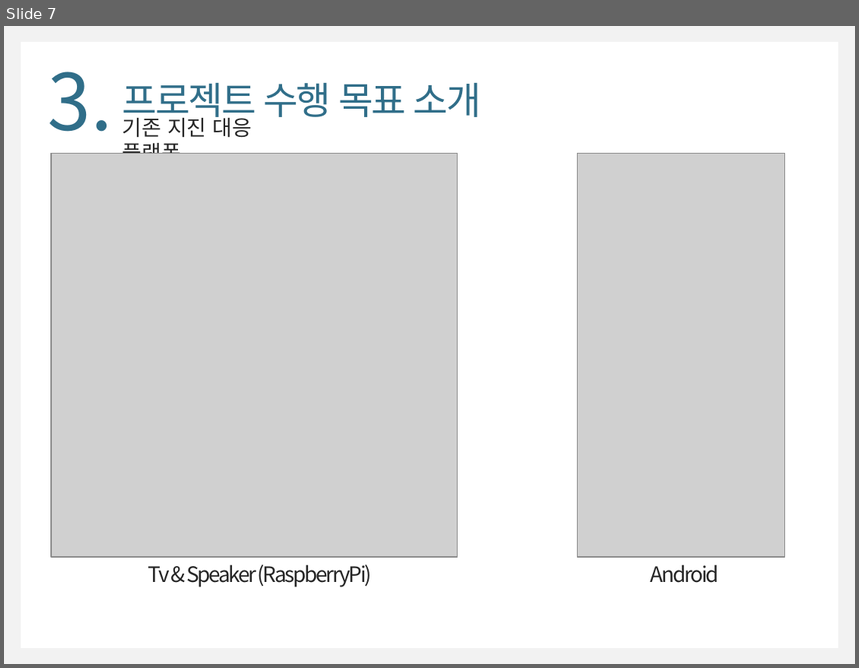
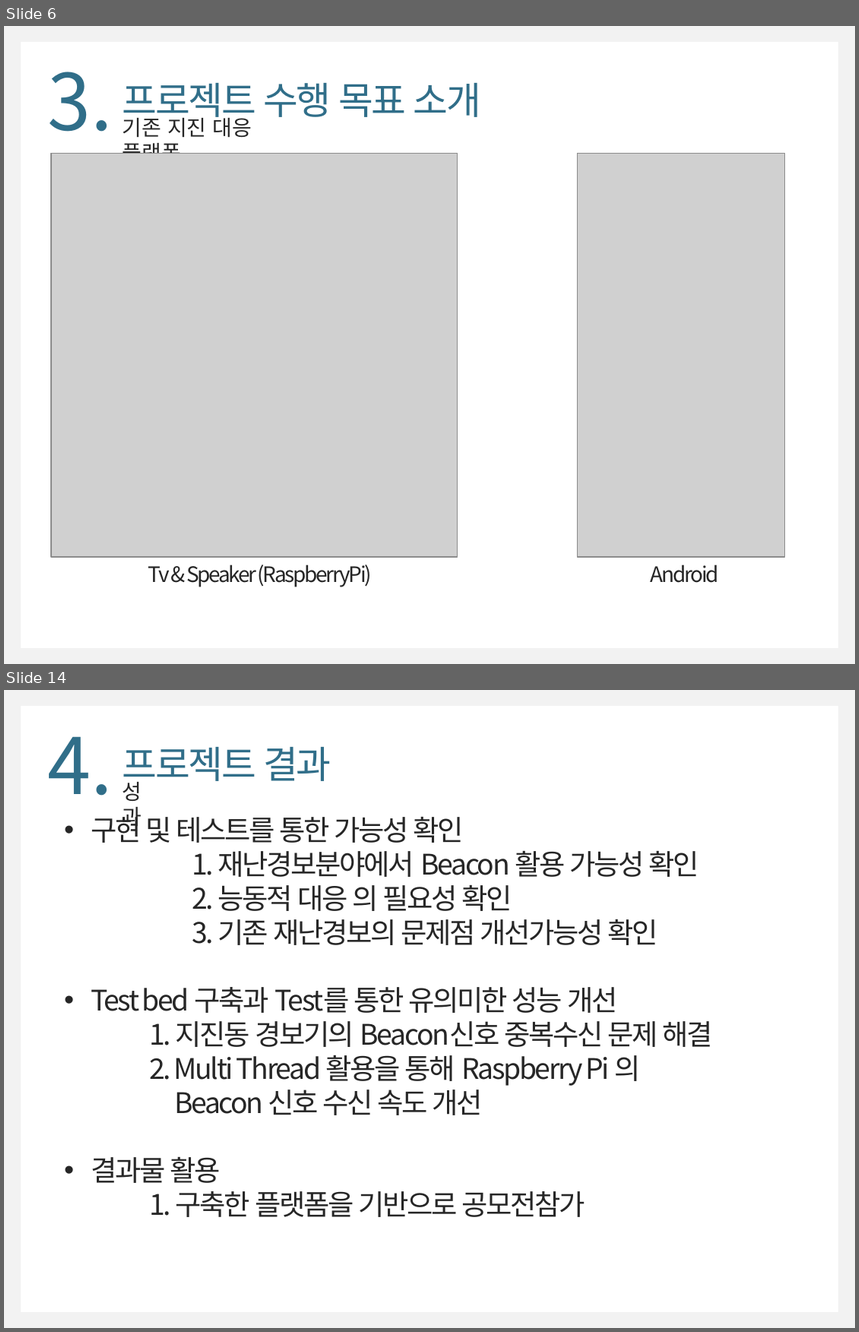
Before and after one commit to WongyuLee/KNU_SoftwareEngineering_2Team, a slide deck: doc/SoftwareEngineering_2Team(최종).pptx. Shown one above the other, each under a label of ours: slide 7 before the commit, slides 6 and 14 after it; the slides between them are not shown. The pictures are 859x668 and 859x1332 pixels, drawn with LibreOffice and Linux fonts; fonts in the diff are those of the drawing; grey boxes stand for pictures. Boxes give left, top, right and bottom in pixels: in the first picture for what was removed or moved away, otherwise in the second. Text is boxed around its words. In the diff, an @@ line names an element or a change of style, - is before the commit and + after.

```diff
--- a/doc/SoftwareEngineering_2Team(최종).pptx
+++ b/doc/SoftwareEngineering_2Team(최종).pptx
@@ slide 14 added at (4,690,855,1328), background #F2F2F2; not listed: 1 template element that a slide beside it also shows @@
@@ text added at (48,736,113,796), 66 pt, text #306E89 @@
+4.
@@ text added at (123,747,331,788), 32 pt, text #306E89 @@
+프로젝트 결과
@@ text added at (123,782,142,831), 18 pt, text #262626 @@
+성과
@@ text added at (91,812,712,1217), 24 pt, text #262626 @@
+• 구현 및 테스트를 통한 가능성 확인
+  1. 재난경보분야에서 Beacon 활용 가능성 확인
+  2. 능동적 대응 의 필요성 확인
+  3. 기존 재난경보의 문제점 개선가능성 확인
+• Test bed 구축과 Test를 통한 유의미한 성능 개선
+1. 지진동 경보기의 Beacon신호 중복수신 문제 해결
+2. Multi Thread 활용을 통해 Raspberry Pi 의
+Beacon 신호 수신 속도 개선
+• 결과물 활용
+    1. 구축한 플랫폼을 기반으로 공모전참가
@@ what was slide 7 is now slide 6 @@
```
Also in this commit, not shown: 6 slides changed, 5 other slides added, 5 slides removed, 2 other files.
